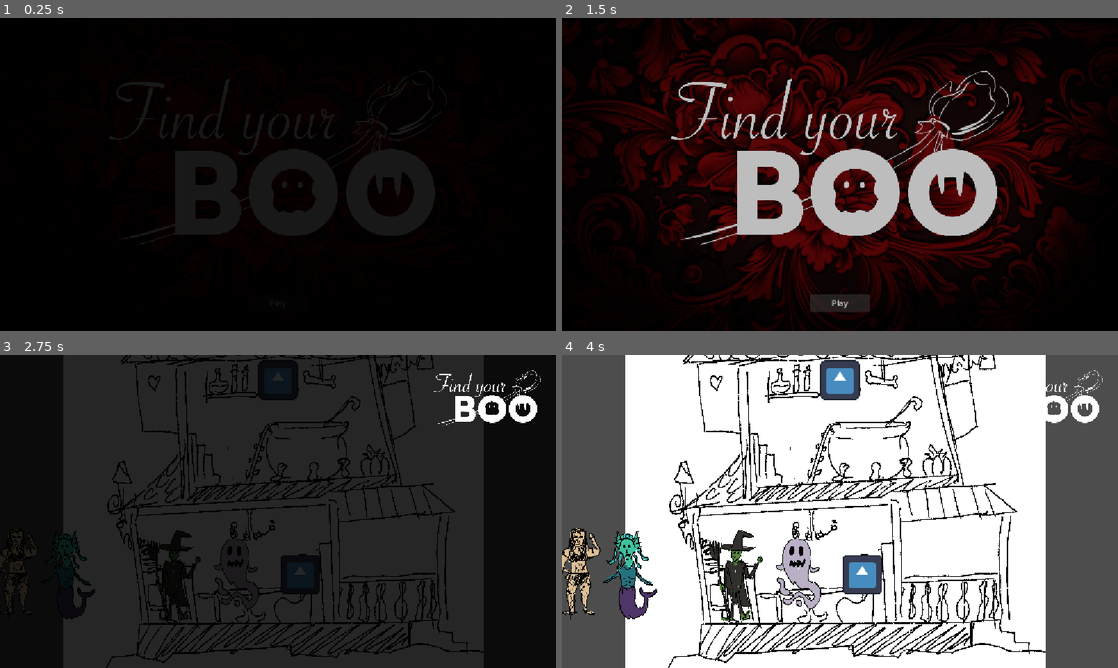
Above: before the commit, frames 1-4 (two rows, left to right).
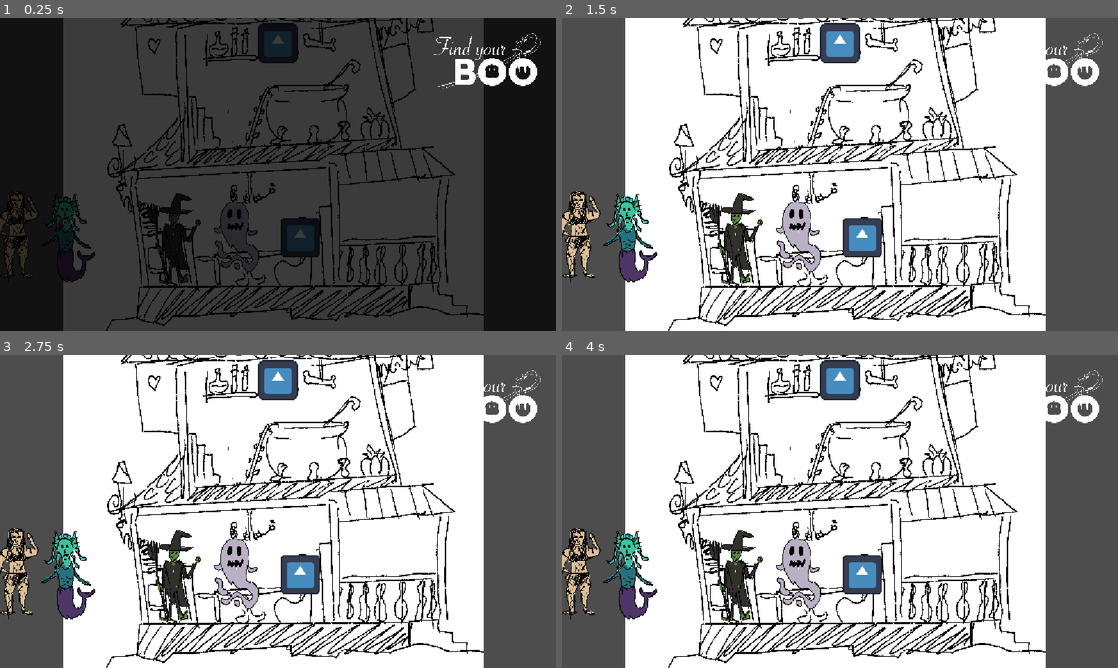
Above: after the commit, the same moments.

Repository: jakobbbb/find-your-boo
Game: Godot game, scene res://test.tscn
Same seed, same stepped clock (60 frames per second), same inputs: the game is played once before the commit and once after it. Before the commit the project starts from res://welcome.tscn. The engine's default icon, where the game draws it, is replaced by a stand-in: a white triangle on a blue panel in a dark square.
Inputs (mouse positions are in pixels of both pictures, inside the frame that each line leads up to):
- Up to frame 1 (0.25 s): no input
- Up to frame 2 (1.5 s): click (840, 302) at 0.5 s, where only the run before the commit has a clickable "Play"; click (840, 302) at 1.25 s, where only the run before the commit has a clickable "Play"
- Up to frame 3 (2.75 s): tap Enter (ui_accept) at 2, 2.27 s; move the mouse to (400, 495) at 2.02 s; tap Space at 2.1 s; click (400, 495) at 2.17 s
- Up to frame 4 (4 s): move the mouse to (634, 580) at 2.77 s; hold S 2.78-3.53 s; tap Space at 2.85, 3.6 s; click (634, 580) at 2.92 s; tap Enter (ui_accept) at 3.02 s; move the mouse to (728, 583) at 3.52 s; click (728, 583) at 3.67 s

The runs differ from the first frame. In frame 1, 66% of the frame differs, in the area x 0-98%, y 0-100%; in frame 2, 95%, in the area x 0-100%, y 0-100%; in frame 3, 91%; in frame 4, nothing differs.

Commit message:
Unbork variable storage

Diff:
--- a/prefabs/yarn_dialogue_runner.tscn
+++ b/prefabs/yarn_dialogue_runner.tscn
@@ -3,24 +3,18 @@
 [ext_resource type="Script" uid="uid://b5qclimtvr048" path="res://scripts/dialogue.gd" id="1_nfgcd"]
 [ext_resource type="Resource" uid="uid://bv7k2fgfi3ca1" path="res://yarn/boo.yarnproject" id="2_en4qt"]
 [ext_resource type="Script" uid="uid://cph55j8gti5le" path="res://addons/yarn_spinner/ui/dialogue_view.gd" id="3_ne4wp"]
-[ext_resource type="Script" uid="uid://bp60on4gqx4kj" path="res://addons/yarn_spinner/core/variable_storage.gd" id="4_1k4wg"]
 [ext_resource type="Script" uid="uid://d23fbixt5yo3d" path="res://addons/yarn_spinner/ui/voice_over_presenter.gd" id="5_en4qt"]
 
-[node name="YarnDialogueRunner" type="Node" unique_id=132473946 node_paths=PackedStringArray("variable_storage")]
+[node name="YarnDialogueRunner" type="Node" unique_id=132473946]
 script = ExtResource("1_nfgcd")
 yarn_project = ExtResource("2_en4qt")
 start_node = "start"
 auto_start = true
-variable_storage = NodePath("YarnVariableStorage")
 metadata/_custom_type_script = "uid://flra500ihbix"
 
 [node name="YarnDialogueView" type="CanvasLayer" parent="." unique_id=114677578]
 script = ExtResource("3_ne4wp")
 metadata/_custom_type_script = "uid://cph55j8gti5le"
-
-[node name="YarnVariableStorage" type="Node" parent="." unique_id=1715854679]
-script = ExtResource("4_1k4wg")
-metadata/_custom_type_script = "uid://bp60on4gqx4kj"
 
 [node name="YarnVoiceOverPresenter" type="Node" parent="." unique_id=1988659875 node_paths=PackedStringArray("audio_player")]
 script = ExtResource("5_en4qt")
--- a/project.godot
+++ b/project.godot
@@ -11,7 +11,7 @@
 [application]
 
 config/name="Find Your Boo"
-run/main_scene="uid://b8qfvtas1s2sw"
+run/main_scene="uid://d0owxl22gbliy"
 config/features=PackedStringArray("4.7", "Forward Plus")
 config/icon="res://icon.svg"
 
